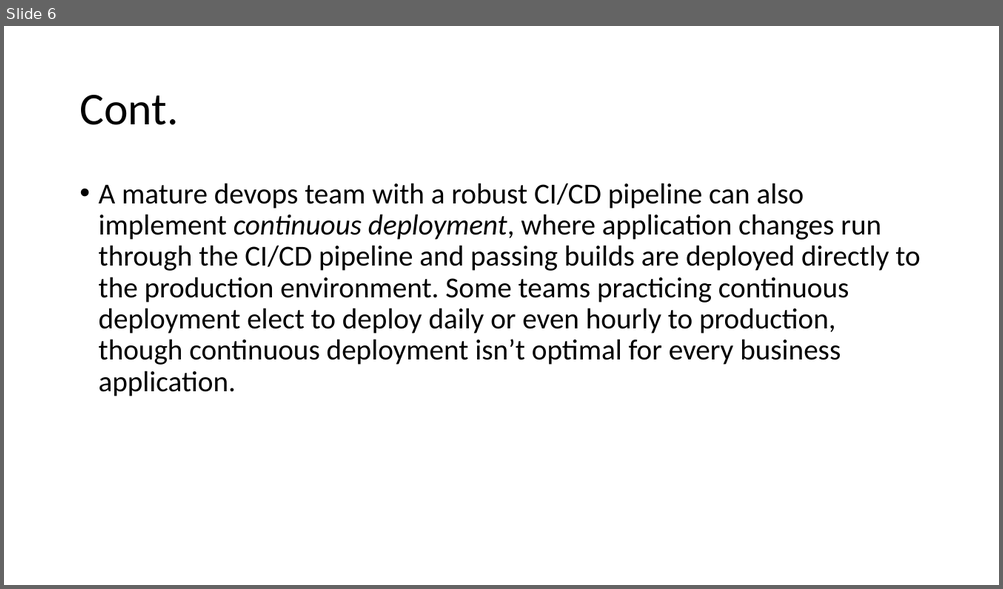
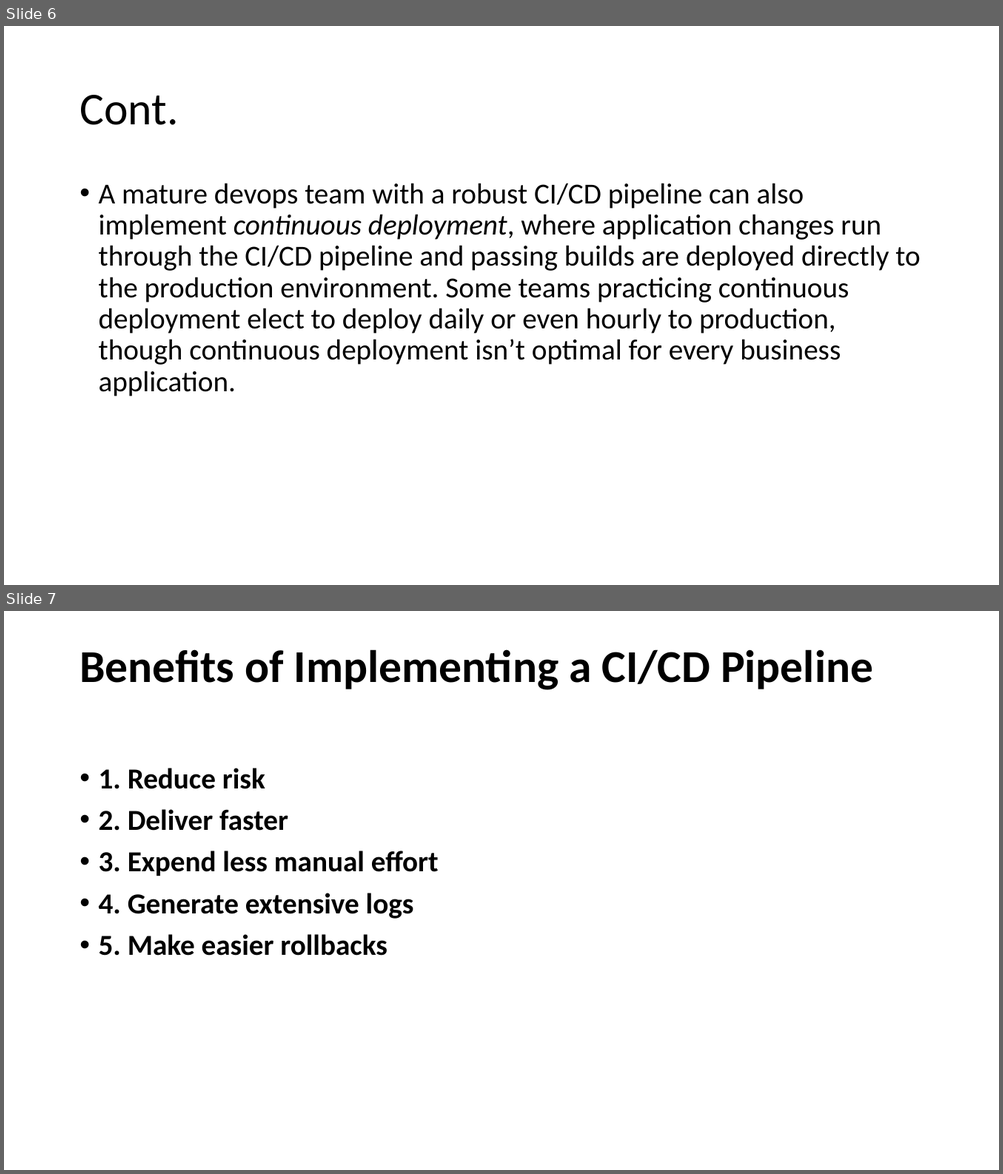
Before and after one commit to SalehHashad/udacity-cloud-devops-engineer-project-3, a slide deck: Presentation.pptx. Shown one above the other, each under a label of ours: slide 6 before the commit, slides 6 and 7 after it. The pictures are 1003x589 and 1003x1174 pixels, drawn with LibreOffice and Linux fonts; fonts in the diff are those of the drawing. Boxes give left, top, right and bottom in pixels: in the first picture for what was removed or moved away, otherwise in the second. Text is boxed around its words. In the diff, an @@ line names an element or a change of style, - is before the commit and + after.

```diff
--- a/Presentation.pptx
+++ b/Presentation.pptx
@@ slide 7 added at box(4, 611, 999, 1170), background #FFFFFF @@
@@ title added at box(79, 649, 873, 690), 44 pt, text #000000, bold @@
+Benefits of Implementing a CI/CD Pipeline
@@ text added at box(99, 768, 438, 956), 28 pt, text #000000, bold @@
+• 1. Reduce risk
+• 2. Deliver faster
+• 3. Expend less manual effort
+• 4. Generate extensive logs
+• 5. Make easier rollbacks
```
